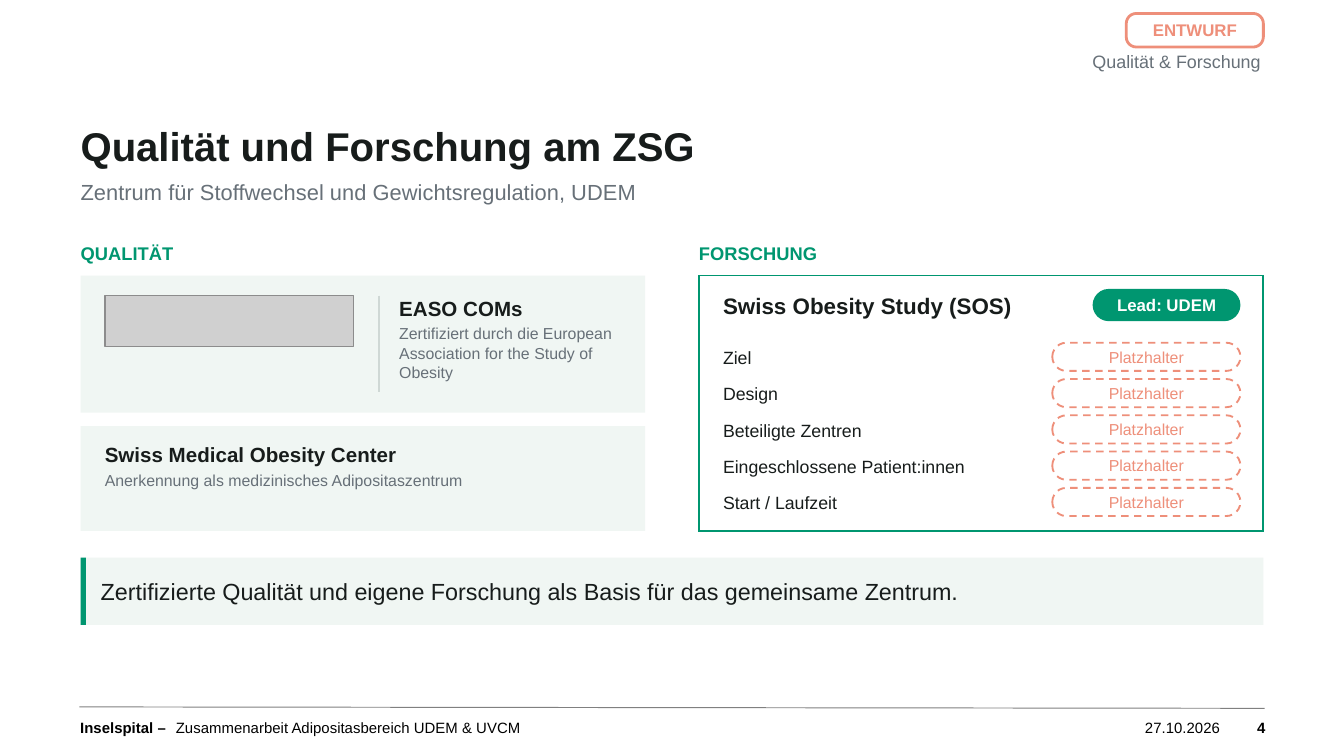
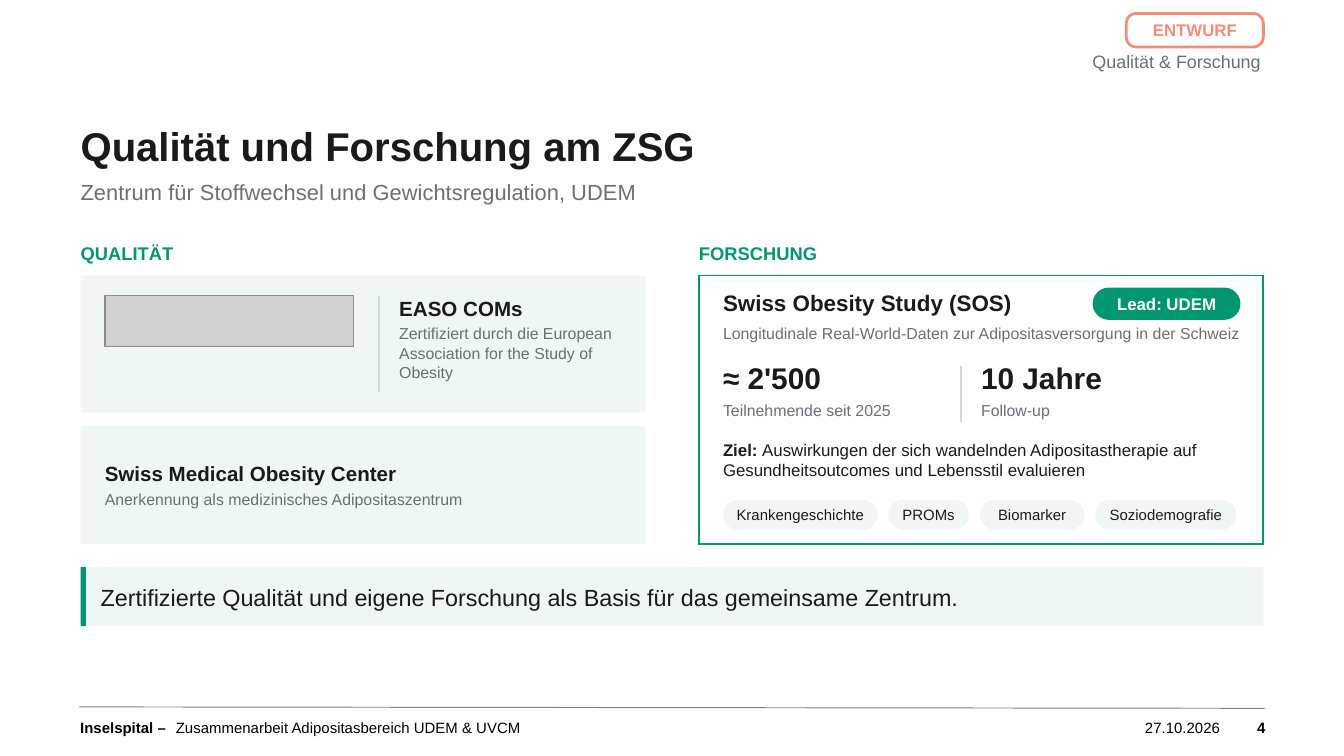
Before and after one commit to salmonplnk/Masterarbeit, a slide deck: slide 4 of praesentation/Zusammenarbeit_Adipositas_UDEM_UVCM_Entwurf.pptx. Drawn at 1344x756 pixels with LibreOffice and Linux fonts; fonts in the diff are those of the drawing; grey boxes stand for pictures; background and template pictures are left out. Boxes give left, top, right and bottom in pixels: in the first picture for what was removed or moved away, otherwise in the second. Text is boxed around its words. In the diff, an @@ line names an element or a change of style, - is before the commit and + after.

```diff
--- a/praesentation/Zusammenarbeit_Adipositas_UDEM_UVCM_Entwurf.pptx
+++ b/praesentation/Zusammenarbeit_Adipositas_UDEM_UVCM_Entwurf.pptx
@@ rectangle: place and size @@
-rectangle at [699,276,1263,531]
+rectangle at [699,276,1263,544]
@@ text at [723,327,1239,343]: text changed; size 9.5 to 8.5 pt; text colour #171C1B to #677078 @@
-Ziel
+Longitudinale Real-World-Daten zur Adipositasversorgung in der Schweiz
@@ rounded rectangle removed at [1052,343,1241,371] @@
-Platzhalter
@@ text added at [748,368,821,390], 16 pt, text #171C1B, bold @@
+≈ 2'500
@@ line added from (961, 366) to (961, 422), #CFD8D5 1 pt @@
@@ text added at [981,367,1101,390], 16 pt, text #171C1B, bold @@
+10 Jahre
@@ rounded rectangle removed at [1052,379,1241,407] @@
-Platzhalter
@@ text at [723,404,890,416]: text changed; size 9.5 to 8.5 pt; text colour #171C1B to #677078 @@
-Design
+Teilnehmende seit 2025
@@ text added at [981,404,1050,420], 8.5 pt, text #677078 @@
+Follow-up
@@ rounded rectangle removed at [1052,415,1241,444] @@
-Platzhalter
@@ rectangle: place and size @@
-rectangle at [81,426,645,531]
+rectangle at [81,426,645,544]
@@ text "Swiss Medical Obesity Center": place and size @@
-text "Swiss Medical Obesity Center" at [105,447,463,489]
+text "Swiss Medical Obesity Center" at [105,466,463,508]
@@ text "Swiss Medical Obesity Center" at [105,466,463,508]: vertical alignment top to middle @@
@@ text at [723,443,1196,476]: text changed; size 9.5 to 9 pt @@
-Eingeschlossene Patient:innen
+Ziel: Auswirkungen der sich wandelnden Adipositastherapie auf Gesundheitsoutcomes und Lebensstil evaluieren
@@ text removed at [723,424,862,441] @@
-Beteiligte Zentren
@@ rounded rectangle removed at [1052,452,1241,480] @@
-Platzhalter
@@ text removed at [723,496,837,509] @@
-Start / Laufzeit
@@ rounded rectangle added at [723,500,878,530], fill #F0F6F3, 8 pt, text #171C1B @@
+Krankengeschichte
@@ rounded rectangle added at [888,500,969,530], fill #F0F6F3, 8 pt, text #171C1B @@
+PROMs
@@ rounded rectangle "Biomarker": place and size @@
-rounded rectangle "Biomarker" at [1052,488,1241,516]
+rounded rectangle "Biomarker" at [980,500,1085,530]
@@ rounded rectangle "Biomarker" at [980,500,1085,530]: fill #FFFFFF to #F0F6F3; outline #EE8F7A 1 pt dashed to none @@
@@ text in rounded rectangle at [998,509,1066,520]: text changed; size 8.5 to 8 pt; text colour #EE8F7A to #171C1B @@
-Platzhalter
+Biomarker
@@ rounded rectangle added at [1095,500,1236,530], fill #F0F6F3, 8 pt, text #171C1B @@
+Soziodemografie
@@ rectangle: place and size @@
-rectangle at [81,558,1263,625]
+rectangle at [81,567,1263,626]
@@ rectangle: place and size @@
-rectangle at [81,558,86,625]
+rectangle at [81,567,86,626]
@@ text "Zertifizierte Qualität und eigene Forschung ...": place and size @@
-text "Zertifizierte Qualität und eigene Forschung ..." at [101,583,958,605]
+text "Zertifizierte Qualität und eigene Forschung ..." at [101,589,958,611]
```
